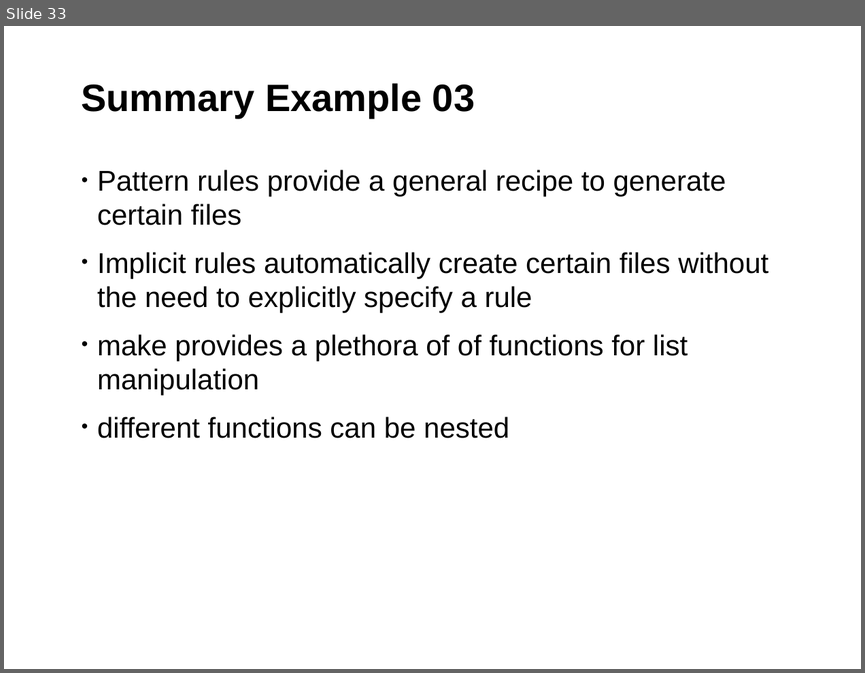
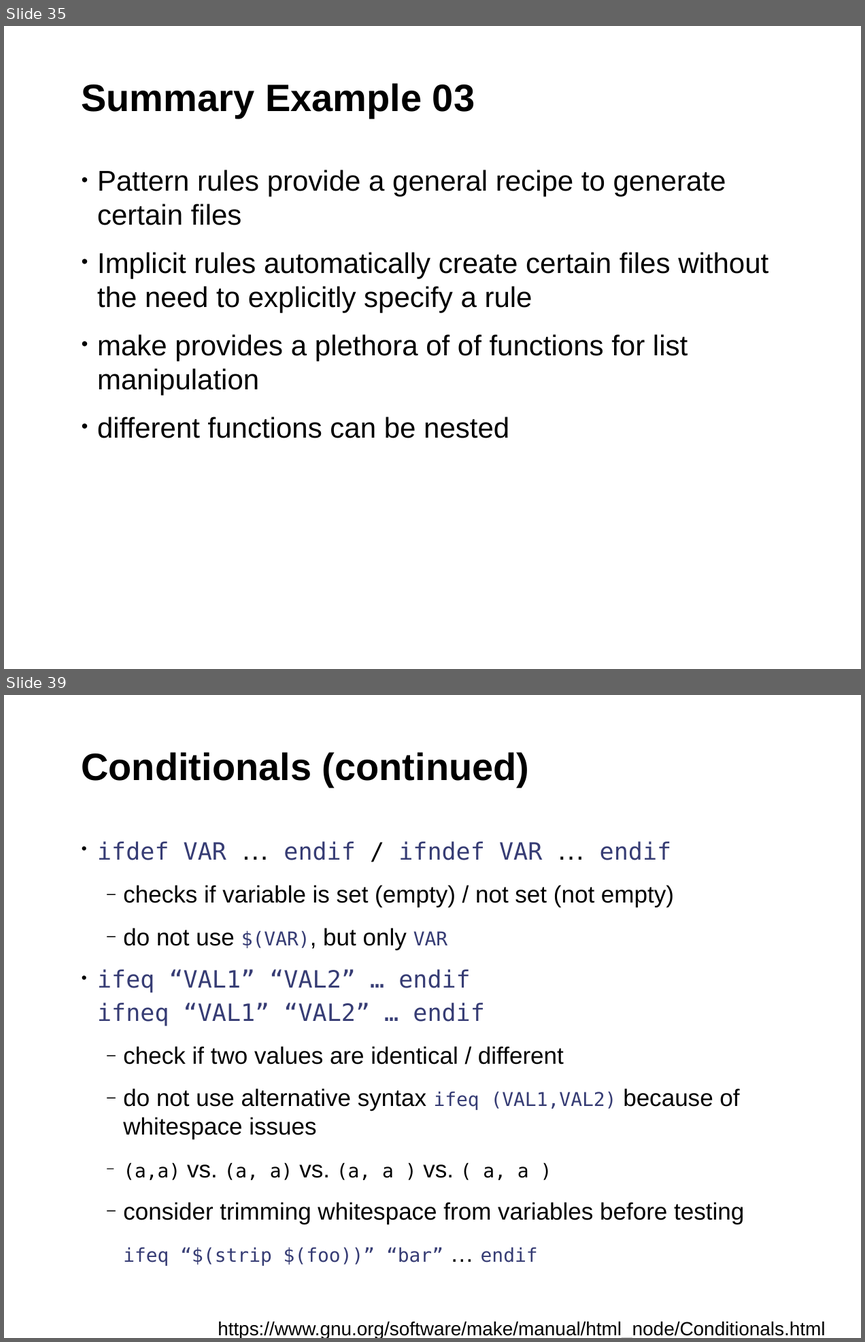
Before and after one commit to fsundermeyer/GNU_make_workshop, a slide deck: GNU_make_03_2015.odp. Shown one above the other, each under a label of ours: slide 33 before the commit, slides 35 and 39 after it; the slides between them are not shown. The pictures are 865x673 and 865x1342 pixels, drawn with LibreOffice and Linux fonts; fonts in the diff are those of the drawing; background and template pictures are left out. Boxes give left, top, right and bottom in pixels: in the first picture for what was removed or moved away, otherwise in the second. Text is boxed around its words. In the diff, an @@ line names an element or a change of style, - is before the commit and + after.

Commit message:
Part 4 of the GNU Make Workshop
Multi-line Variables and Conditionals. The example makefile lets the user
select whether to generate mp3 or ogg and whether to do album or track
gain. The cover is copied if it already exists in the flac directory,
otherwise it is fetched.

```diff
--- a/GNU_make_03_2015.odp
+++ b/GNU_make_03_2015.odp
@@ slide 39 added at (4,695,861,1338), background #FFFFFF; not listed: 1 template element that a slide beside it also shows @@
@@ title added at (81,752,530,787), 32 pt, text #000000, bold @@
+Conditionals (continued)
@@ text added at (97,841,744,1266), 20 pt, text #000000 @@
+• ifdef VAR … endif / ifndef VAR … endif
+  ‒ checks if variable is set (empty) / not set (not empty)
+  ‒ do not use $(VAR), but only VAR
+• ifeq “VAL1” “VAL2” … endif
+ifneq “VAL1” “VAL2” … endif
+  ‒ check if two values are identical / different
+  ‒ do not use alternative syntax ifeq (VAL1,VAL2) because of whitespace issues
+  ‒ (a,a) vs. (a, a) vs. (a, a ) vs. ( a, a )
+  ‒ consider trimming whitespace from variables before testing
+  ifeq “$(strip $(foo))” “bar” … endif
@@ text added at (218,1321,825,1338), 16 pt, text #000000 @@
+https://www.gnu.org/software/make/manual/html_node/Conditionals.html
@@ what was slide 33 is now slide 35 @@
```
Also in this commit, not shown: 25 slides changed, 9 other slides added, 1 other file.
